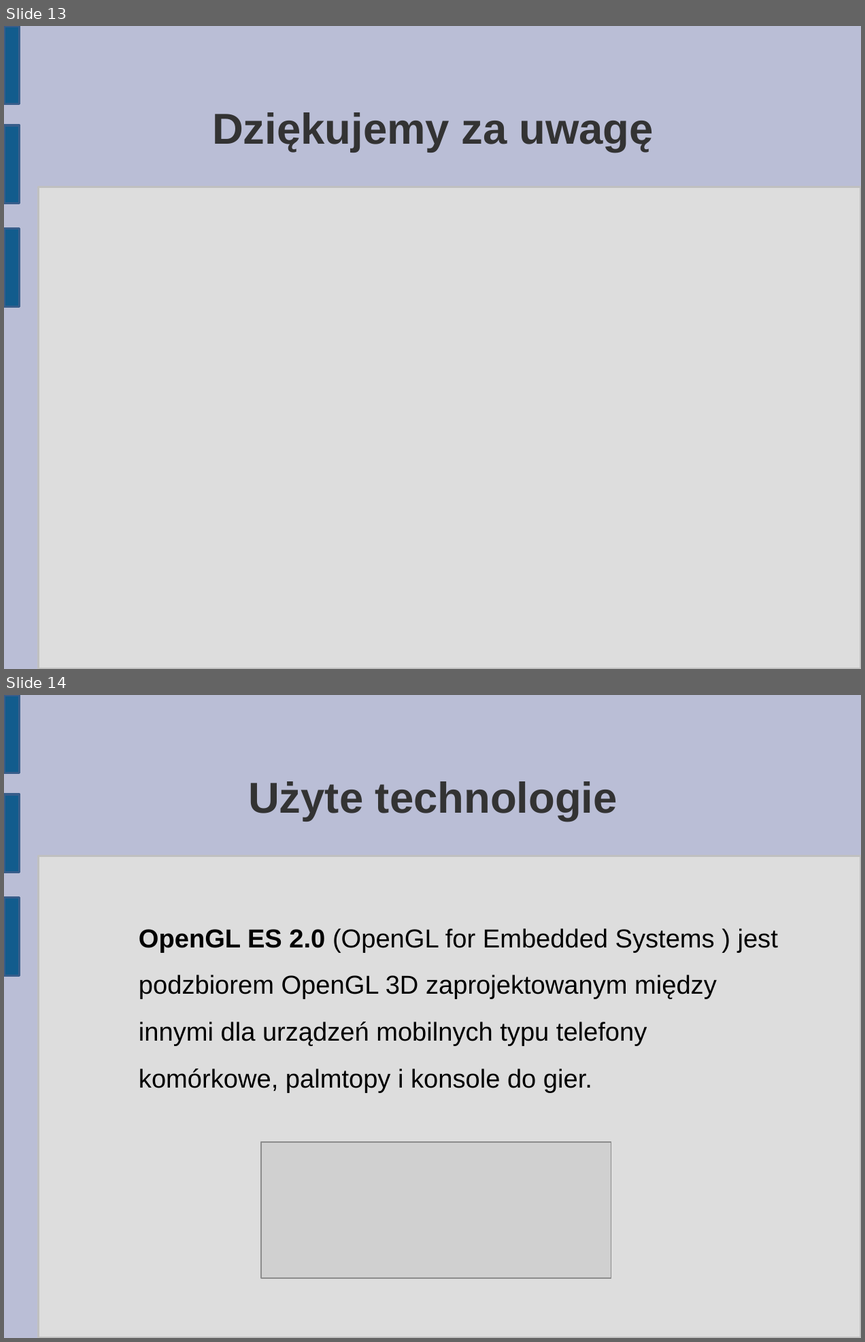
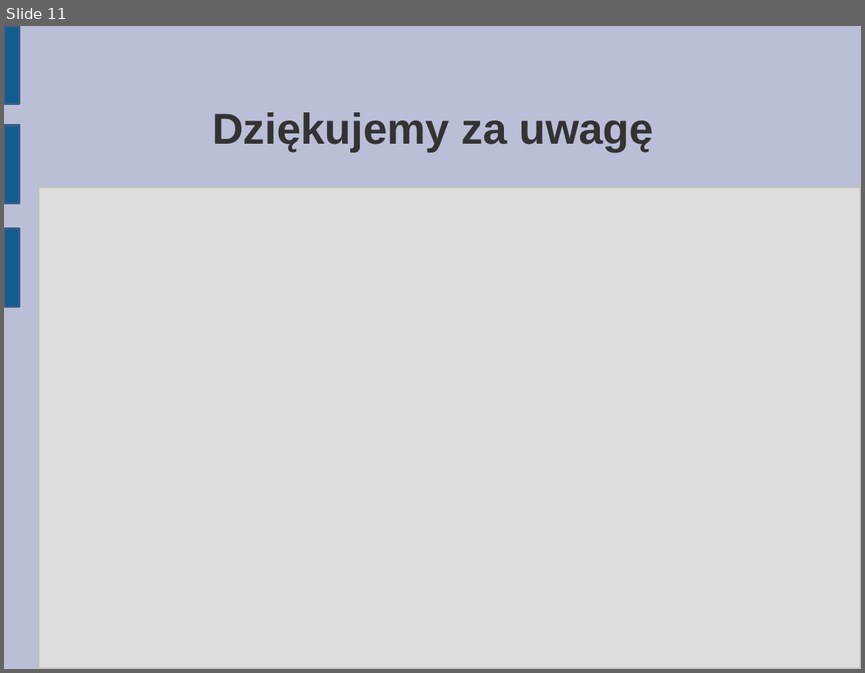
Before and after one commit to matkaczmarski/Praca-inzynierska, a slide deck: Prezentacja/Praca Inżynierska 2.odp. Shown one above the other, each under a label of ours: slides 13 and 14 before the commit, slide 11 after it. The pictures are 865x1342 and 865x673 pixels, drawn with LibreOffice and Linux fonts; fonts in the diff are those of the drawing; grey boxes stand for pictures. Boxes give left, top, right and bottom in pixels: in the first picture for what was removed or moved away, otherwise in the second. Text is boxed around its words. In the diff, an @@ line names an element or a change of style, - is before the commit and + after.

```diff
--- a/Prezentacja/Praca Inżynierska 2.odp
+++ b/Prezentacja/Praca Inżynierska 2.odp
@@ slide 14 removed at [4,695,861,1338], background #BABED6; not listed: 4 template elements that a slide beside it also shows @@
@@ title removed at [248,781,617,821] @@
-Użyte technologie
@@ text removed at [139,928,778,1093] @@
-OpenGL ES 2.0 (OpenGL for Embedded Systems ) jest podzbiorem OpenGL 3D zaprojektowanym między innymi dla urządzeń mobilnych typu telefony komórkowe, palmtopy i konsole do gier.
@@ picture removed at [261,1142,611,1278] @@
@@ what was slide 13 is now slide 11 @@
```
Also in this commit, not shown: 2 slides changed, 24 other slides removed, 1 other file.
